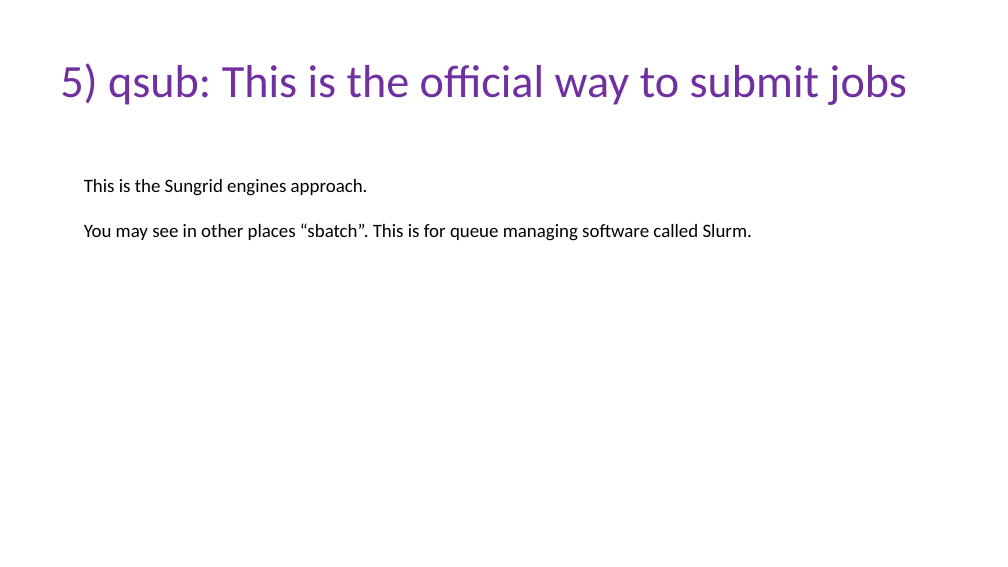
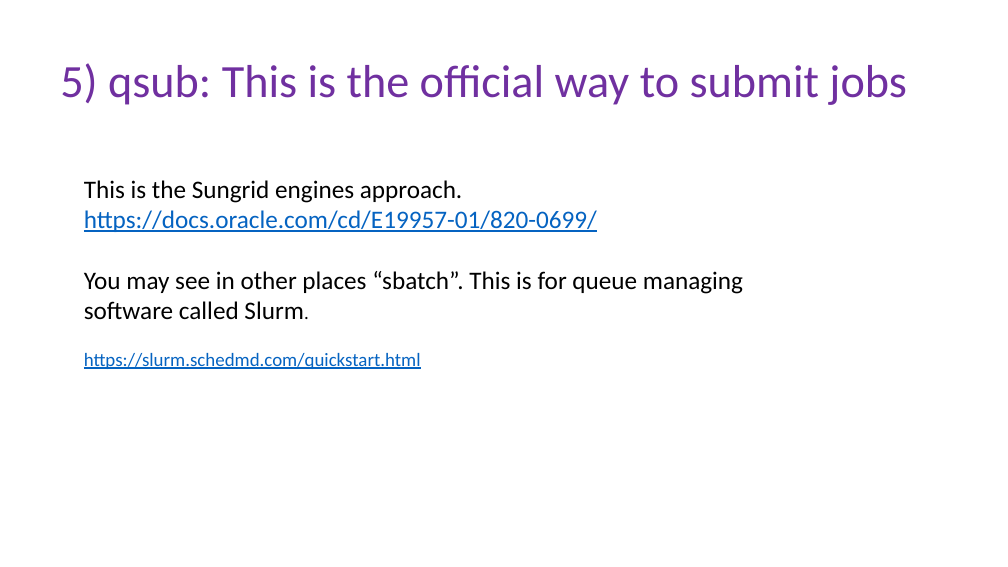
Before and after one commit to peterthorpe5/Msc_Digital_Health, a slide deck: slide 1 of powerpoint/5_qsub.pptx. Drawn at 1008x567 pixels with LibreOffice and Linux fonts; fonts in the diff are those of the drawing. Boxes give left, top, right and bottom in pixels: in the first picture for what was removed or moved away, otherwise in the second. Text is boxed around its words. In the diff, an @@ line names an element or a change of style, - is before the commit and + after.

```diff
--- a/powerpoint/5_qsub.pptx
+++ b/powerpoint/5_qsub.pptx
@@ text at <box>84,180,597,232</box>: text changed; size 18 to 24 pt; text colour #000000 to #0563C1 @@
-This is the Sungrid engines approach.
+This is the Sungrid engines approach. https://docs.oracle.com/cd/E19957-01/820-0699/
@@ text at <box>84,271,743,320</box>: size 18 to 24 pt in "You may see in other places “sbatch”. ..." @@
@@ text at <box>84,353,421,369</box>: paragraph added @@
+https://slurm.schedmd.com/quickstart.html
```
Also in this commit, not shown: 2 other slides changed, 6 other files.
